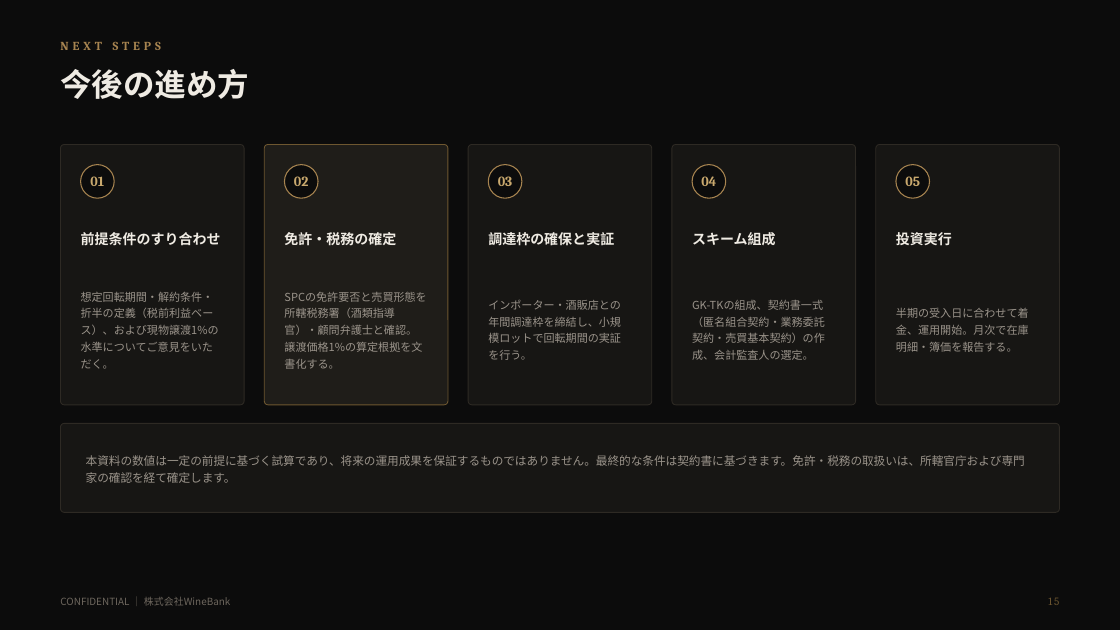
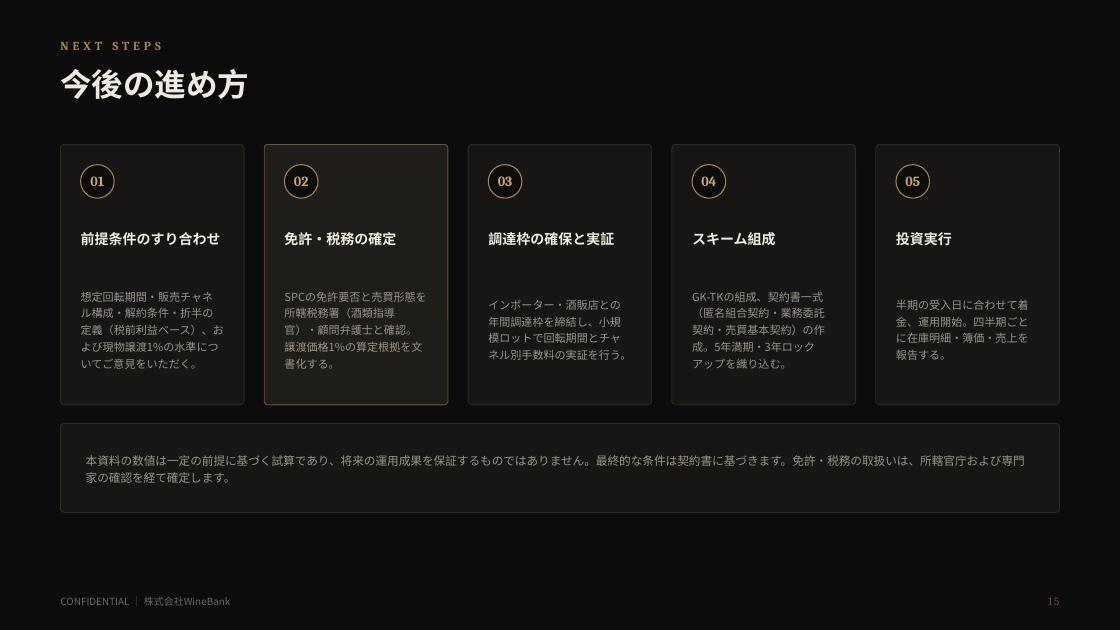
Before and after one commit to nakano-winebank/wine-auction, a slide deck: slide 16 of docs/wine-fund/WineBank_ワインファンドSPC組成提案_5億_20260811.pptx. Drawn at 1120x630 pixels with LibreOffice and Linux fonts; fonts in the diff are those of the drawing. Boxes give left, top, right and bottom in pixels: in the first picture for what was removed or moved away, otherwise in the second. Text is boxed around its words. In the diff, an @@ line names an element or a change of style, - is before the commit and + after.

```diff
--- a/docs/wine-fund/WineBank_ワインファンドSPC組成提案_5億_20260811.pptx
+++ b/docs/wine-fund/WineBank_ワインファンドSPC組成提案_5億_20260811.pptx
@@ text at (81,292,224,369): text changed @@
-想定回転期間・解約条件・折半の定義（税前利益ベース）、および現物譲渡1%の水準についてご意見をいただく。
+想定回転期間・販売チャネル構成・解約条件・折半の定義（税前利益ベース）、および現物譲渡1%の水準についてご意見をいただく。
@@ text at (692,292,825,369): text changed @@
-GK-TKの組成、契約書一式（匿名組合契約・業務委託契約・売買基本契約）の作成、会計監査人の選定。
+GK-TKの組成、契約書一式（匿名組合契約・業務委託契約・売買基本契約）の作成。5年満期・3年ロックアップを織り込む。
@@ text at (488,300,631,360): text changed @@
-インポーター・酒販店との年間調達枠を締結し、小規模ロットで回転期間の実証を行う。
+インポーター・酒販店との年間調達枠を締結し、小規模ロットで回転期間とチャネル別手数料の実証を行う。
@@ text at (896,300,1029,360): text changed @@
-半期の受入日に合わせて着金、運用開始。月次で在庫明細・簿価を報告する。
+半期の受入日に合わせて着金、運用開始。四半期ごとに在庫明細・簿価・売上を報告する。
```
Also in this commit, not shown: 15 other slides changed, 1 slide added, 1 slide removed, 6 other files.
